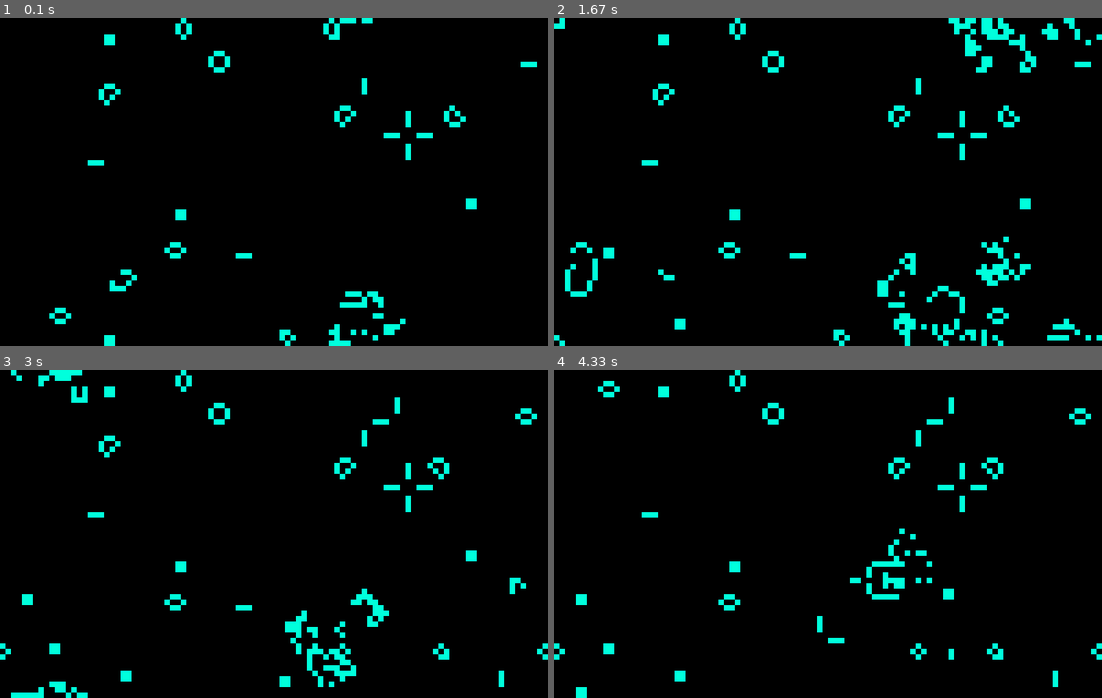
Above: before the commit, frames 1-4 (two rows, left to right).
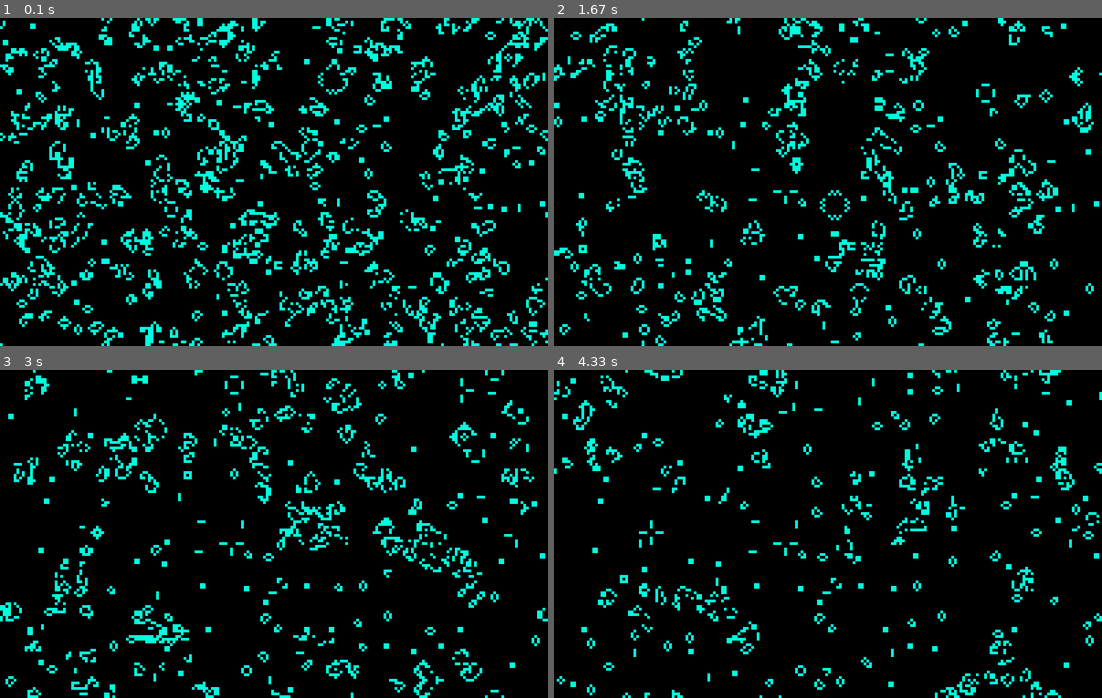
Above: after the commit, the same moments.

Repository: dtdl/PyGameOfLife
Game: pygame game, started from src/com/dt/gol/pygameview.py
Same seed, same stepped clock (60 frames per second), same inputs: the game is played once before the commit and once after it.
Inputs:
- Up to frame 1 (0.1 s): no input
- Up to frame 2 (1.67 s): no input
- Up to frame 3 (3 s): no input
- Up to frame 4 (4.33 s): tap Enter at 3.33, 3.67, 4 s

The runs differ from the first frame. In frame 1, 15% of the frame differs, in the area x 0-100%, y 0-100%; in frame 2, 12%; in frame 3, 11%; in frame 4, 8.3%.

Commit message:
view change

Diff:
--- a/src/com/dt/gol/model.py
+++ b/src/com/dt/gol/model.py
@@ -78,7 +78,7 @@
 #         print(f"({x-1}, {y}) = {self._cells[x-1][y]}")
 #         print(f"({x-1}, {yl}) = {self._cells[x-1][yl]}")
 #         print(f"({x}, {y-1}) = {self._cells[x][y-1]}")
-#         print(f"select cell: ({x}, {y}) = {self._cells[x][y]}")
+#         print(f"selected cell: ({x}, {y}) = {self._cells[x][y]}")
 #         print(f"({x}, {yl}) = {self._cells[x][yl]}")
 #         print(f"({xl}, {y-1}) = {self._cells[xl][y-1]}")
 #         print(f"({xl}, {y}) = {self._cells[xl][y]}")
@@ -127,9 +127,9 @@
 #         print(self.__y_size)
         print(f'### genration: {self.__generation}, live cells: {self.__cell_cnt} ###')
 #         print(self._cells)
-#         for i in range (self.__y_size):
-#             print(self._cells[i])
-#         print(f'#############################################################')
+        for i in range (self.__y_size):
+            print(self._cells[i])
+        print(f'#############################################################')
 
 
 
--- a/src/com/dt/gol/pygameview.py
+++ b/src/com/dt/gol/pygameview.py
@@ -16,10 +16,10 @@
     BLACK   = (0, 0, 0)
 
     """ size of the world, scale of the view """
-    x_size = 100
-    y_size = 60
-    scale = 8
-    cell_rate = 0.1
+    x_size = 200
+    y_size = 120
+    scale = 4
+    cell_rate = 0.4
     generation = 10000
 
     SIZE = (x_size*scale, y_size*scale)
